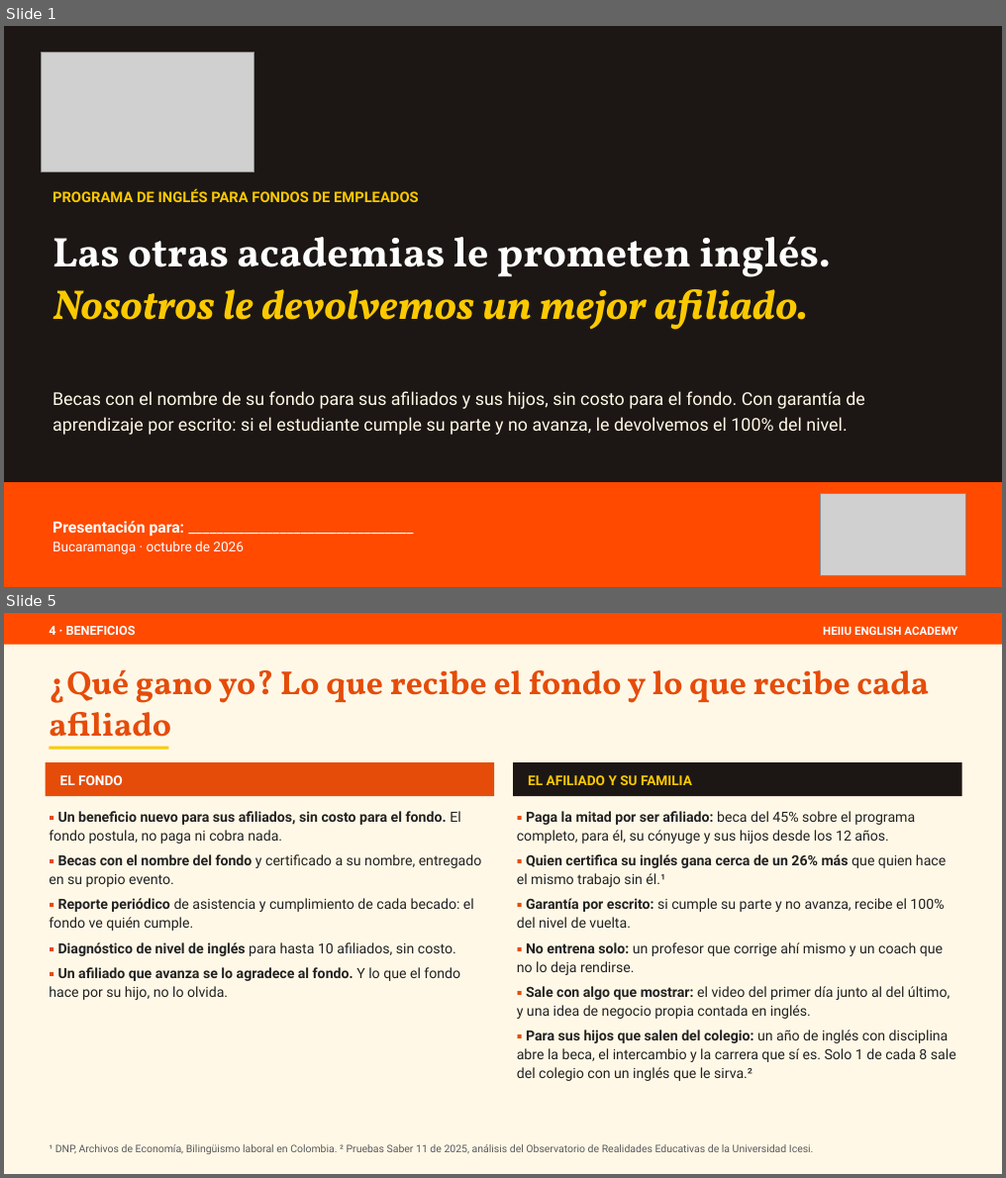
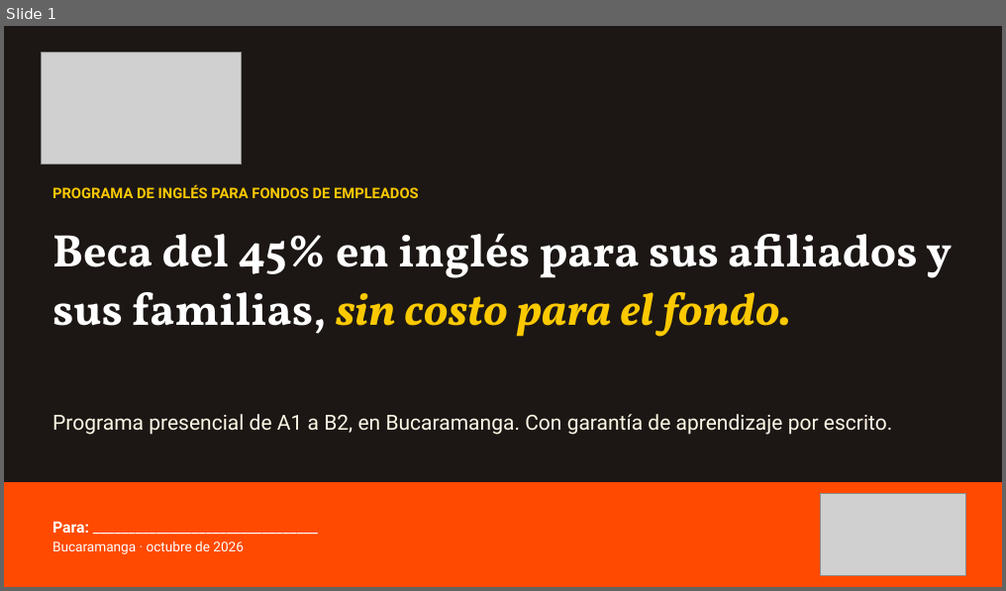
Before and after one commit to gomezrdiana/Plan-academico, a slide deck: recursos/comercial/B2B/PRESENTACION_FONDOS_EMPLEADOS_HEIIU.pptx. Shown one above the other, each under a label of ours: slides 1 and 5 before the commit, slide 1 after it; the slides between them are not shown. The pictures are 1006x1178 and 1006x591 pixels, drawn with LibreOffice and Linux fonts; fonts in the diff are those of the drawing; grey boxes stand for pictures. Boxes give left, top, right and bottom in pixels: in the first picture for what was removed or moved away, otherwise in the second. Text is boxed around its words. In the diff, an @@ line names an element or a change of style, - is before the commit and + after.

```diff
--- a/recursos/comercial/B2B/PRESENTACION_FONDOS_EMPLEADOS_HEIIU.pptx
+++ b/recursos/comercial/B2B/PRESENTACION_FONDOS_EMPLEADOS_HEIIU.pptx
@@ slide 5 removed at box(4, 613, 1002, 1174), background #FFFFFF @@
@@ rectangle removed at box(4, 613, 1002, 1174) @@
@@ rectangle removed at box(4, 613, 1002, 645) @@
@@ text removed at box(49, 626, 136, 635) @@
-4 · BENEFICIOS
@@ text removed at box(823, 626, 957, 635) @@
-HEIIU ENGLISH ACADEMY
@@ text removed at box(49, 669, 929, 750) @@
-¿Qué gano yo? Lo que recibe el fondo y lo que recibe cada afiliado
@@ rectangle removed at box(49, 747, 168, 750) @@
@@ rectangle removed at box(46, 762, 494, 796) @@
@@ text removed at box(60, 775, 123, 785) @@
-EL FONDO
@@ rectangle removed at box(513, 762, 962, 796) @@
@@ text removed at box(528, 775, 692, 785) @@
-EL AFILIADO Y SU FAMILIA
@@ text removed at box(49, 811, 482, 1000) @@
-▪ Un beneficio nuevo para sus afiliados, sin costo para el fondo. El fondo postula, no paga ni cobra nada.
-▪ Becas con el nombre del fondo y certificado a su nombre, entregado en su propio evento.
-▪ Reporte periódico de asistencia y cumplimiento de cada becado: el fondo ve quién cumple.
-▪ Diagnóstico de nivel de inglés para hasta 10 afiliados, sin costo.
-▪ Un afiliado que avanza se lo agradece al fondo. Y lo que el fondo hace por su hijo, no lo olvida.
@@ text removed at box(517, 811, 956, 1081) @@
-▪ Paga la mitad por ser afiliado: beca del 45% sobre el programa completo, para él, su cónyuge y sus hijos desde los 12 años.
-▪ Quien certifica su inglés gana cerca de un 26% más que quien hace el mismo trabajo sin él.¹
-▪ Garantía por escrito: si cumple su parte y no avanza, recibe el 100% del nivel de vuelta.
-▪ No entrena solo: un profesor que corrige ahí mismo y un coach que no lo deja rendirse.
-▪ Sale con algo que mostrar: el video del primer día junto al del último, y una idea de negocio propia contada en inglés.
-▪ Para sus hijos que salen del colegio: un año de inglés con disciplina abre la beca, el intercambio y la carrera que sí es. Solo 1 de cada 8 sale del colegio con un inglés que le sirva.²
@@ text removed at box(49, 1145, 814, 1155) @@
-¹ DNP, Archivos de Economía, Bilingüismo laboral en Colombia. ² Pruebas Saber 11 de 2025, análisis del Observatorio de Realidades Educativas de la Universidad Icesi.
@@ slide 1 changed as well @@
@@ picture: place and size @@
-picture at box(42, 52, 254, 172)
+picture at box(42, 52, 242, 165)
@@ text "PROGRAMA DE INGLÉS PARA FONDOS ...": place and size @@
-text "PROGRAMA DE INGLÉS PARA FONDOS ..." at box(53, 188, 419, 202)
+text "PROGRAMA DE INGLÉS PARA FONDOS ..." at box(53, 184, 419, 198)
@@ text at box(53, 233, 951, 337): text changed; size 40 to 44 pt; text colour #FBC900 to #FFFFFF; italic off @@
-Las otras academias le prometen inglés. Nosotros le devolvemos un mejor afiliado.
+Beca del 45% en inglés para sus afiliados y sus familias, sin costo para el fondo.
@@ text at box(53, 414, 892, 435): text changed; size 17 to 20 pt @@
-Becas con el nombre de su fondo para sus afiliados y sus hijos, sin costo para el fondo. Con garantía de aprendizaje por escrito: si el estudiante cumple su parte y no avanza, le devolvemos el 100% del nivel.
+Programa presencial de A1 a B2, en Bucaramanga. Con garantía de aprendizaje por escrito.
@@ text at box(53, 521, 89, 533): text changed @@
-Presentación para: ________________________________
+Para: ________________________________
```
Also in this commit, not shown: 1 other slide changed, 4 slides added, 4 other slides removed, 6 other files.
